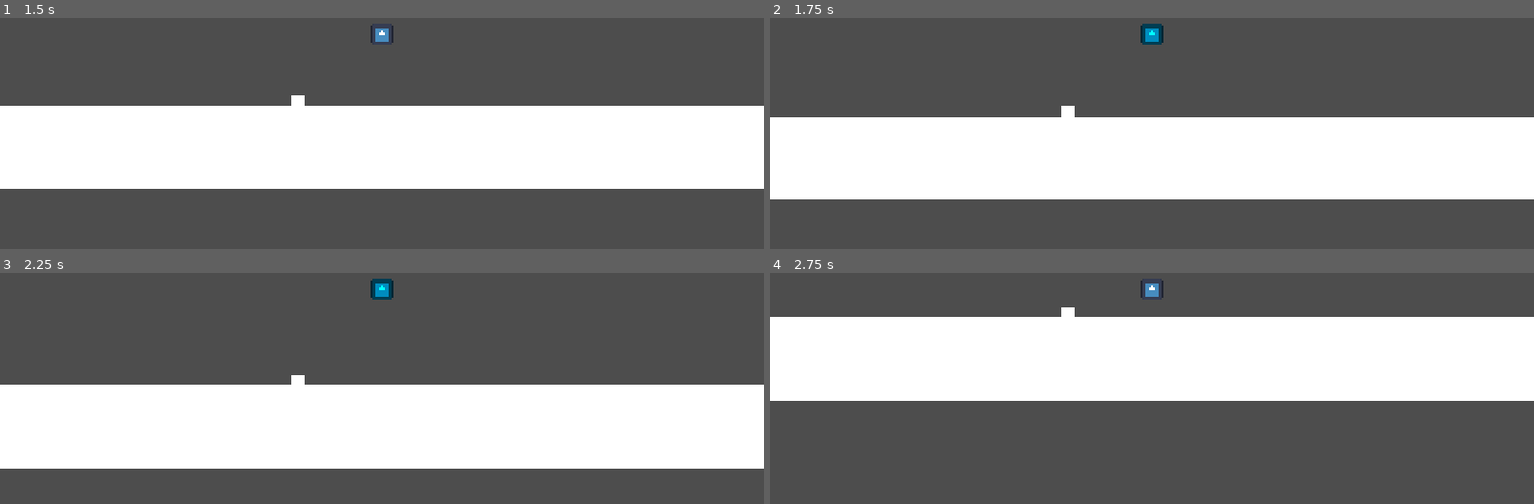
Above: before the commit, frames 1-4 (two rows, left to right).
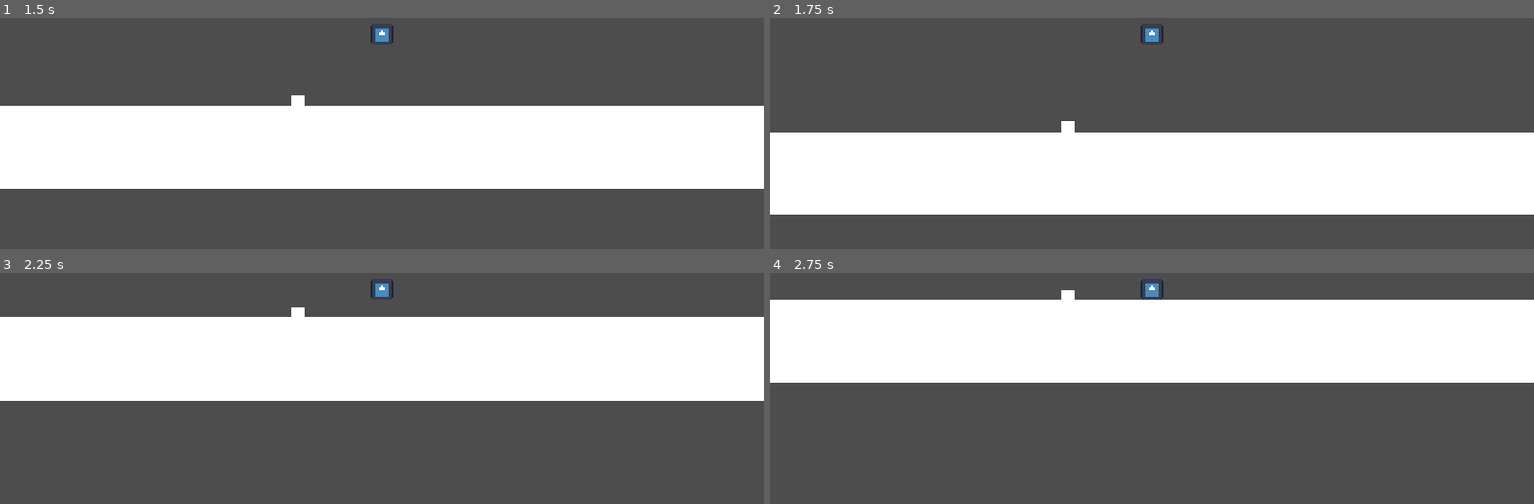
Above: after the commit, the same moments.

Repository: idi0cy/some-platformer
Game: Godot game, scene res://scenes/random_testing.tscn
The game is run twice, just before and just after one commit, with the same random seed, the same clock (stepped at 60 frames per second) and the same inputs. The engine's default icon, where the game draws it, is replaced by a stand-in: a white triangle on a blue panel in a dark square.
Inputs (mouse positions are in pixels of both pictures, inside the frame that each line leads up to):
- Up to frame 1 (1.5 s): tap Enter at 0.5 s; move the mouse to (outside the picture) at 0.52 s; hold Right from 0.53 s (still down); tap A (a) at 0.6 s; click (outside the picture) at 0.67 s; tap Up at 0.77 s; tap D (d) at 0.8, 1.35 s; tap Space (space) at 1.25 s; move the mouse to (229, 54) at 1.27 s
- Up to frame 2 (1.75 s): keep holding Right; tap Up at 1.52 s; tap Shift (dash) at 1.55 s
- Up to frame 3 (2.25 s): move the mouse to (outside the picture) at 2.02 s; release Right at 2.03 s; hold Left from 2.03 s (still down); tap Shift (dash) at 2.1 s
- Up to frame 4 (2.75 s): keep holding Left; tap S (s) at 2.3 s

Frame 1 is identical in both runs. In frame 2, 13% of the frame differs, in the area x 0-100%, y 2-86%; in frame 3, 59%, in the area x 0-100%, y 2-85%; in frame 4, 15%.

Commit message:
polishing and limiting mid-air dashes

Diff:
--- a/crucible-of-achlyss/scripts/entities/player.gd
+++ b/crucible-of-achlyss/scripts/entities/player.gd
@@ -6,6 +6,7 @@
 
 var doubleJumps = 1
 var dashing = false
+var availableDashes = 2
 
 func _ready() -> void:
 	pass
@@ -16,6 +17,8 @@
 			velocity += get_gravity() * delta
 	else:
 		doubleJumps = 1
+		if !dashing:
+			availableDashes = 2
 
 	#region | Handling jumps
 	if (Input.is_action_just_pressed('space')) && !dashing:
@@ -29,23 +32,27 @@
 
 	#region | Handling dashes
 
-	if !dashing && (Input.is_action_just_pressed('dash')):
+	if (!dashing) && (Input.is_action_just_pressed('dash')) && (availableDashes > 0):
 		var dashDirection = Input.get_vector("a", "d", "w", "s")
-		var oldVelocity = velocity
-		velocity = dashDirection * dashSpeed
-		dashing = true
-		$Sprite2D.modulate = Color(0.0, 1.0, 1.0, 1.0)
-		await get_tree().create_timer(0.25).timeout
-		dashing = false
-		velocity = oldVelocity
-		$Sprite2D.modulate = Color(1.0, 1.0, 1.0, 1.0)
+
+		if dashDirection != Vector2(0,0):
+			availableDashes -= 1
+
+			var oldVelocity = velocity
+			oldVelocity.y = 0
+			velocity = dashDirection * dashSpeed
+			dashing = true
+			$Sprite2D.modulate = Color(0.0, 1.0, 1.0, 1.0)
+			await get_tree().create_timer(0.25).timeout
+			dashing = false
+			velocity = oldVelocity
+			$Sprite2D.modulate = Color(1.0, 1.0, 1.0, 1.0)
 
 	#endregion
 
+	# This just moves left and right
 	if !dashing:
 		var directionX = Input.get_axis('a', 'd')
 		velocity.x = directionX * speed
 
-	print(get_gravity())
-
 	move_and_slide()
